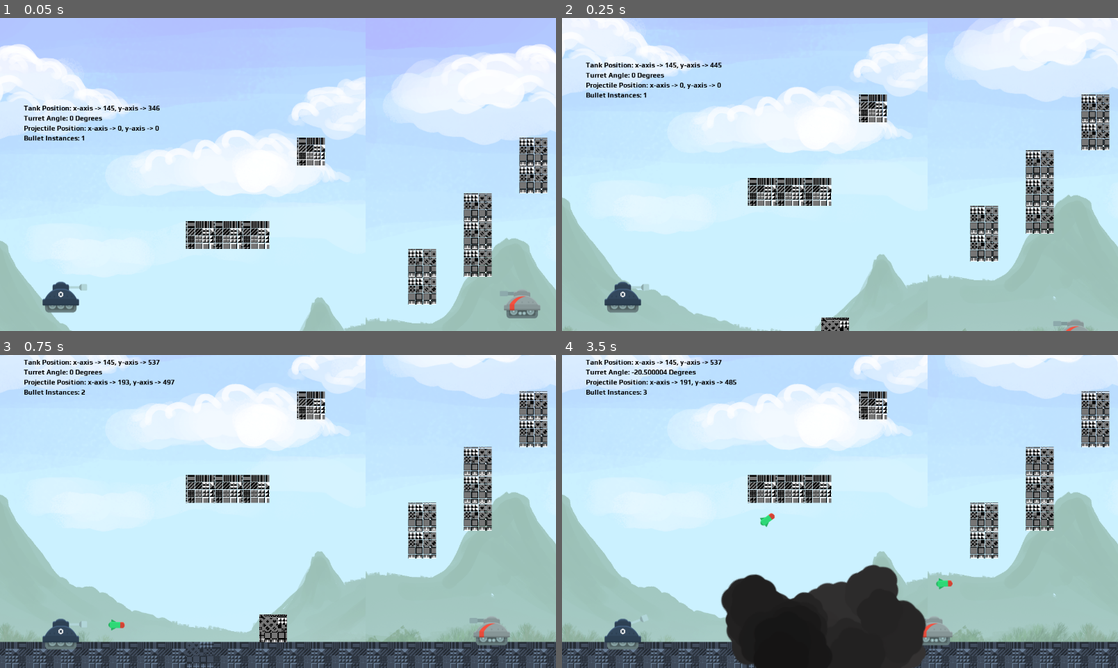
Above: before the commit, frames 1-4 (two rows, left to right).
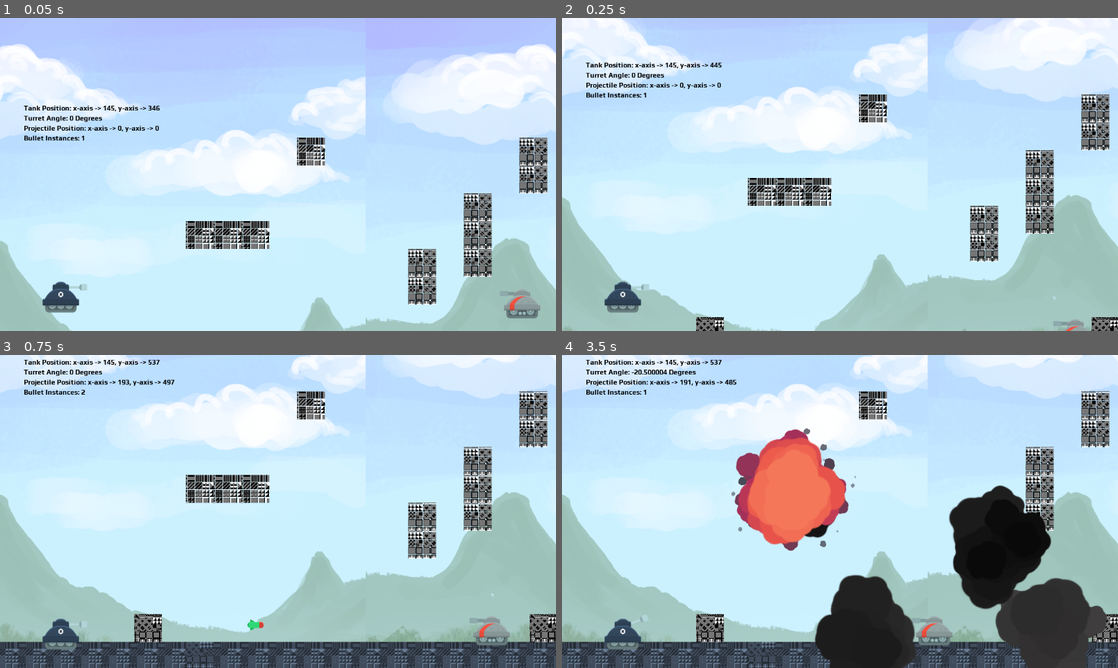
Above: after the commit, the same moments.

Repository: Cavan/TheGunShow
Game: Godot game, scene res://src/World/World.tscn
Same seed, same stepped clock (60 frames per second), same inputs: the game is played once before the commit and once after it.
Inputs:
- Up to frame 1 (0.05 s): no input
- Up to frame 2 (0.25 s): no input
- Up to frame 3 (0.75 s): hold D (enemy_move_right) from 0.53 s (still down); tap Space (shoot_cannon) at 0.6 s
- Up to frame 4 (3.5 s): release D (enemy_move_right) at 1.28 s; hold A (enemy_move_left) 1.28-2.03 s; tap Down (aim_barrel_down) at 1.35 s; tap Space (shoot_cannon) at 1.55, 2.3, 2.85 s; hold Up (aim_barrel_up) 2.03-2.78 s; hold D (enemy_move_right) from 2.03 s (still down)

Frame 1 is identical in both runs. In frame 2, 0.6% of the frame differs, in the area x 24-100%, y 95-100%; in frame 3, 1.4%; in frame 4, 20%, in the area x 14-100%, y 11-100%.

Commit message:
Raycasting works but enemy's projectile is moving in the wrong direction and not at the set speed.

Diff:
--- a/Enemy.gd
+++ b/Enemy.gd
@@ -5,7 +5,7 @@
 var EnemyBullet: Resource = preload("res://src/Projectiles/EnemyBullet.tscn")
 
 export(DIRECTION) var WALKING_DIRECTION = DIRECTION.RIGHT
-export var muzzle_velocity = 350
+export var muzzle_velocity = 0
 
 onready var firing_timer = $FiringTimer
 
@@ -65,6 +65,9 @@
 	b.transform = $Muzzle/MuzzleFirePosition.global_transform
 	b.velocity = b.transform.x * muzzle_velocity
 	get_parent().add_child(b)
+	print("Muzzle Velocity: %s" % muzzle_velocity)
+	print("Velocity: %s" % b.velocity)
+	print("Transform Value: %s" % b.transform.x)
 
 func _on_timer_timeout() -> void:
 	print("Timer has elapsed")
--- a/project.godot
+++ b/project.godot
@@ -32,7 +32,6 @@
 
 window/size/width=1280
 window/size/height=720
-window/size/always_on_top=true
 
 [input]
 
--- a/src/Actors/Enemy.tscn
+++ b/src/Actors/Enemy.tscn
@@ -17,6 +17,7 @@
 script = ExtResource( 1 )
 speed = 100.0
 WALKING_DIRECTION = -1
+muzzle_velocity = -1400
 
 [node name="Muzzle" type="Sprite" parent="."]
 position = Vector2( -16, -40 )
--- a/src/Actors/Player.tscn
+++ b/src/Actors/Player.tscn
@@ -14,7 +14,8 @@
 collision_mask = 4
 script = ExtResource( 2 )
 speed = 2.0
-muzzle_velocity = 600
+has_infinite_inertia = false
+muzzle_velocity = 3000
 
 [node name="Muzzle" type="Sprite" parent="."]
 position = Vector2( 13.0026, -40 )
--- a/src/Levels/Level_01.tscn
+++ b/src/Levels/Level_01.tscn
@@ -33,14 +33,14 @@
 }
 
 [node name="Obstacle" parent="." instance=ExtResource( 5 )]
-position = Vector2( 617, 577 )
+position = Vector2( 329, 576 )
 collision_layer = 128
 collision_mask = 7
 mode = 1
 angular_damp = 0.0
 
 [node name="Obstacle2" parent="." instance=ExtResource( 5 )]
-position = Vector2( 2370, 576 )
+position = Vector2( 1239, 576 )
 collision_layer = 128
 collision_mask = 7
 mode = 1
--- a/src/Projectiles/EnemyBullet.gd
+++ b/src/Projectiles/EnemyBullet.gd
@@ -10,7 +10,7 @@
 func _ready() -> void:
 	# the velocity along the x axis needs to be negative
 	# too shoot towards the player
-	velocity = Vector2(-100, 0)
+	velocity = Vector2(100, 0)
 
 
 func _process(delta: float) -> void:
Binary file added: assets/TileMaps/Tilemap/343772010_618871803147278_5566661105337109853_n.jpg
Not shown, added: assets/TileMaps/Tilemap/343772010_618871803147278_5566661105337109853_n.jpg.import
